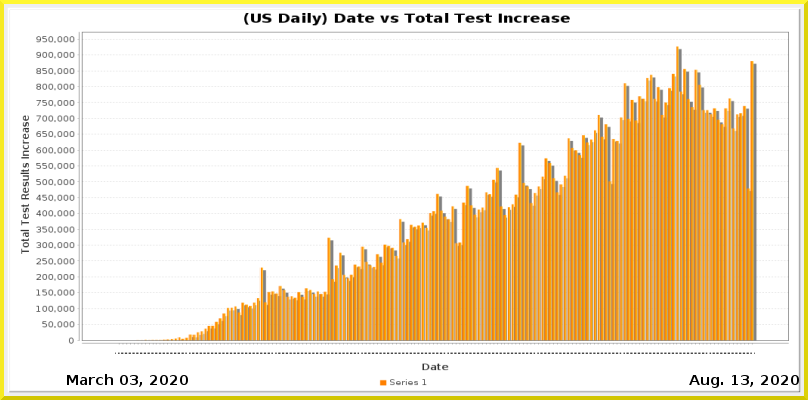
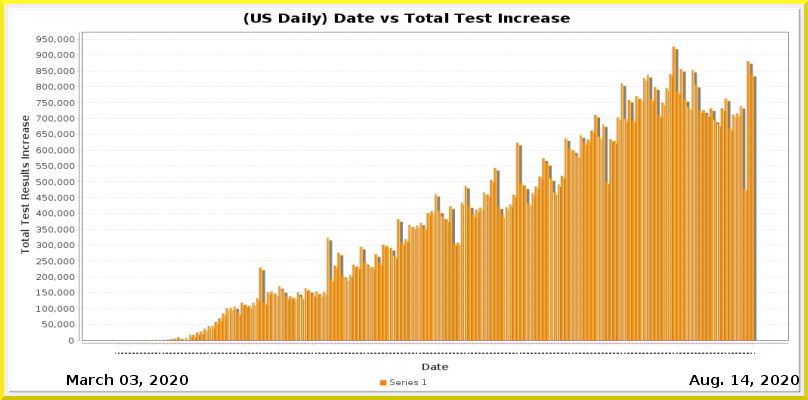
Before/after of a 808×400 layered artwork. What changed in the layer stack:
painted on "Current Date" over [741, 375, 749, 385]
painted on "Date_vs_TestIncrease.png" over [136, 46, 757, 354]
